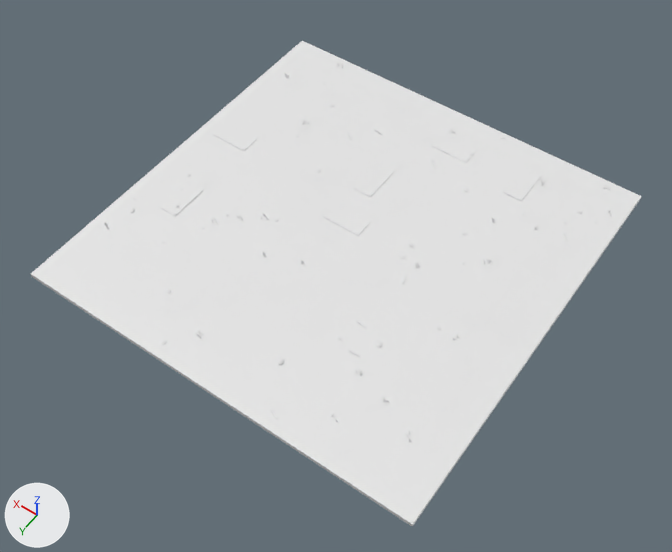
An edit to the FBX model Assets/Art/Models/SH10_L01_Floor.fbx, drawn before and after from the same camera.
Both versions are drawn from a camera (50 mm lens) standing at (-15.8, 22.9, 32.4) and looking at (-0.8, 2.0, -0.5). Lighting does not change. The marker at lower left points along +X, +Y and +Z. The first picture is the older version.

In view in the first picture: 'SH10_L01_Floor'.
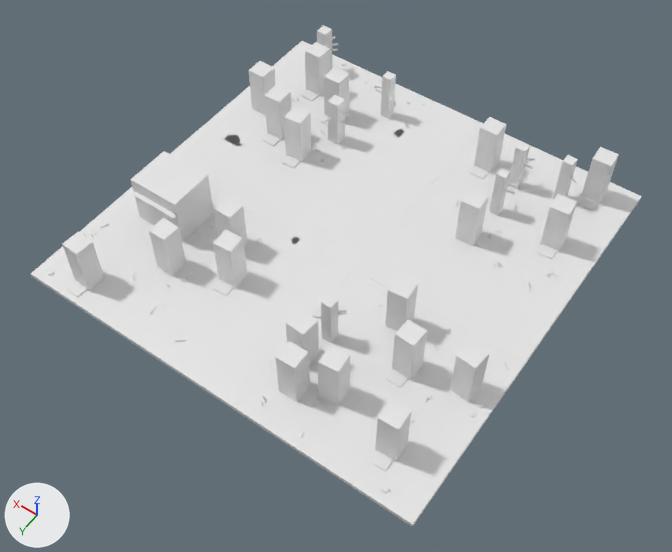
Patch to the scene script:
```diff
--- a/Assets/Art/Models/SH10_L01_Floor.fbx.py
+++ b/Assets/Art/Models/SH10_L01_Floor.fbx.py
@@ me_cube_001 @@
-me_cube_001.from_pydata(...)  # 1420 vertices, 1281 faces; spans x -10.0..10.0, y -10.0..10.0, z -0.2..0.3
+me_cube_001.from_pydata(...)  # 1444 vertices, 1110 faces; spans x -10.0..10.0, y -10.0..10.0, z -0.2..0.3
+# me_cube_001 part 1: the loose piece of 7 vertices spanning x 3.0..4.7, y 5.9..7.6, z 0.0 is turned -164.7 degrees about the z axis through its middle and scaled by 0.441, then moved by (0.1, -8.2, 0.0), in mat_sh10_l01_floor_soil (white #e7e7e7)
+# me_cube_001 part 2: the loose piece of 7 vertices spanning x 5.8..6.6, y 4.8..5.9, z 0.0 is copied, and the copy is moved by (1.9, -7.0, 0.0), in mat_sh10_l01_floor_soil (white #e7e7e7); it spans x 7.6..8.6, y -2.2..-1.1, z 0.0
+# me_cube_001 part 3: the loose piece of 7 vertices spanning x 2.6..3.0, y -0.2..0.2, z 0.0 is copied, and the copy is turned 47.8 degrees about the z axis through its middle and scaled by 1.98, then moved by (5.3, -1.7, 0.0), in mat_sh10_l01_floor_soil (white #e7e7e7); it spans x 7.5..8.5, y -2.1..-1.3, z 0.0
+# me_cube_001 part 4: the loose piece of 8 vertices spanning x 0.4..1.4, y -4.5..-2.5, z 0.0 is scaled about its middle by (3, 10, 0.3), then moved by (-0.9, 3.5, 0.0), in mat_sh10_l01_floor_path (white #e7e7e7)
+# me_cube_001 part 5: the loose piece of 7 vertices spanning x -2.2..0.0, y 0.3..2.4, z 0.0 is copied, and the copy is scaled about its middle by (-0.378, -0.36, 1), then moved by (2.8, 0.2, 0.0), in mat_sh10_l01_floor_soil (white #e7e7e7); it spans x 1.3..2.2, y 1.2..1.9, z 0.0
+# me_cube_001 part 6: the loose piece of 7 vertices spanning x 0.2..2.0, y -5.7..-4.2, z 0.0 is copied, and the copy is scaled about its middle by (-0.273, -0.349, 1), then moved by (0.5, -3.1, 0.0), in mat_sh10_l01_floor_soil (white #e7e7e7); it spans x 1.4..1.9, y -8.3..-7.7, z 0.0
+# me_cube_001 part 7: the loose piece of 7 vertices spanning x 0.2..2.0, y -5.7..-4.2, z 0.0 is copied, and the copy is turned -45 degrees about the z axis through its middle and scaled by 0.522, then moved by (0.3, -2.1, 0.0), in mat_sh10_l01_floor_soil (white #e7e7e7); it spans x 1.1..1.9, y -7.5..-6.7, z 0.0
+# me_cube_001 part 8: 169 loose pieces with 1132 vertices, spanning x -9.4..9.4, y -9.7..9.5, z -0.1..0.3, are deleted
+# me_cube_001 part 9: 5 vertices moved within x -8.0..4.3, y -7.3..7.2, z 0.0; 186 vertices removed from x -9.0..9.3, y -7.9..9.4, z 0.0..0.3; 1202 vertices added at x -9.9..9.7, y -9.9..9.8, z -0.1..0.3
+# other edits to the shape of me_cube_001 do not show in these pictures
 me_cube_001.materials.append(mat_sh10_l01_floor_base)
 me_cube_001.materials.append(mat_sh10_l01_floor_deadgrass)
-me_cube_001.materials.append(mat_sh10_l01_floor_gravedirt)  # white #e7e7e7
-me_cube_001.materials.append(mat_sh10_l01_floor_grass)  # white #e7e7e7
 me_cube_001.materials.append(mat_sh10_l01_floor_stone)
 me_cube_001.materials.append(mat_sh10_l01_floor_bone)
-me_cube_001.materials.append(mat_sh10_l01_floor_glow)  # white #e7e7e7
+me_cube_001.materials.append(mat_sh10_l01_floor_path)  # white #e7e7e7
+me_cube_001.materials.append(mat_sh10_l01_floor_soil)  # white #e7e7e7
+me_cube_001.materials.append(mat_sh10_l01_floor_tuft)  # white #e7e7e7
@@ ob_sh10_l01_floor_blockers @@
+ob_sh10_l01_floor_blockers = bpy.data.objects.new('SH10_L01_Floor_Blockers', me_cube_012)  # 224 vertices, 168 faces; spans x -9.1..8.8, y -9.3..9.2, z 0.0..2.5; in mat_sh10_l01_floor_blocker (white #e7e7e7)
+ob_sh10_l01_floor_blockers.location = (0.0, 0.0, 0.0)
@@ ob_sh10_l01_floor_obstacles @@
+ob_sh10_l01_floor_obstacles = bpy.data.objects.new('SH10_L01_Floor_Obstacles', me_cube_010)  # 845 vertices, 859 faces; spans x -9.7..8.4, y -9.5..9.7, z 0.0..2.4; in mat_sh10_l01_floor_stone (white #e7e7e7), mat_sh10_l01_floor_gravedirt (white #e7e7e7), mat_sh10_l01_floor_grass (white #e7e7e7), mat_sh10_l01_floor_glow (white #e7e7e7), mat_sh10_l01_floor_soil (white #e7e7e7), mat_sh10_l01_floor_wood (white #e7e7e7)
+ob_sh10_l01_floor_obstacles.location = (0.0, 0.0, 0.0)
```

Pixel boxes (x1, y1, x2, y2) of what changed, in the pictures (672 x 552 px; the box of a moved part takes in the faces that stretch with it):
'SH10_L01_Floor_Blockers', added
    after: (62, 25, 619, 461)
'SH10_L01_Floor_Obstacles', added (mostly hidden)
    after: (67, 36, 597, 471)
    faces in mat_sh10_l01_floor_soil (white #e7e7e7): (67, 89, 597, 471)
    faces in mat_sh10_l01_floor_wood (white #e7e7e7): (313, 36, 577, 318)
    faces in mat_sh10_l01_floor_gravedirt (white #e7e7e7): (131, 183, 211, 218)
part 1 of me_cube_001, moved or reshaped
    before: (163, 274, 204, 308)
    after: (291, 172, 305, 181)
part 2 of me_cube_001, added
    after: (223, 134, 239, 146)
part 3 of me_cube_001, added
    after: (224, 135, 243, 146)
part 4 of me_cube_001, moved or reshaped
    before: (353, 164, 394, 197)
    after: (175, 101, 483, 406)
part 5 of me_cube_001, added
    after: (288, 233, 300, 244)
part 6 of me_cube_001, added
    after: (407, 117, 416, 125)
part 7 of me_cube_001, added
    after: (394, 127, 407, 137)
part 8 of me_cube_001, deleted
    before: (105, 64, 612, 442)
part 9 of me_cube_001, built on
    before: (106, 76, 597, 454)
    after: (48, 62, 620, 494)
